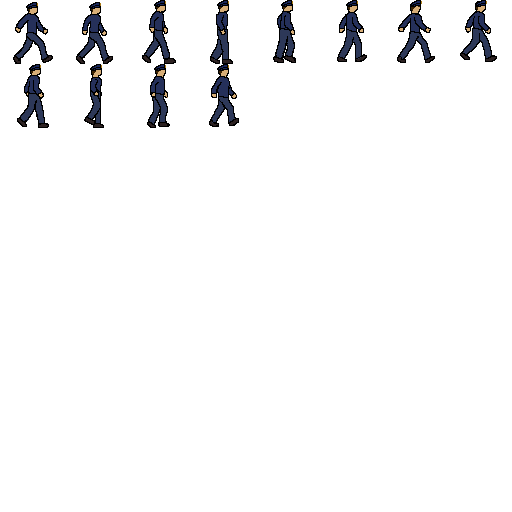
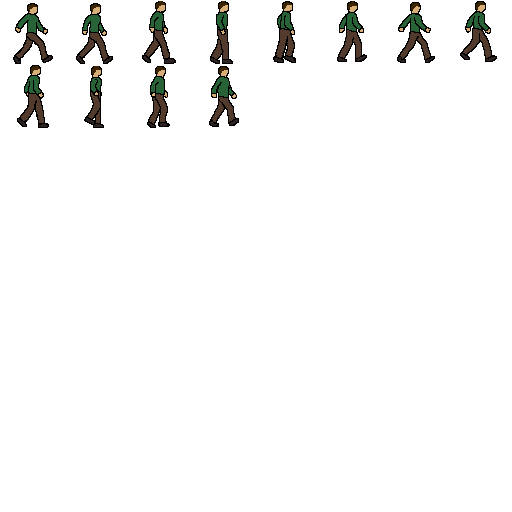
Layered file, before and after one edit (512×512). Changes by layer:
hid group "PoliceHat" (12 layers) over [26, 0, 487, 71]
painted on "Walking" over [16, 12, 491, 124]
